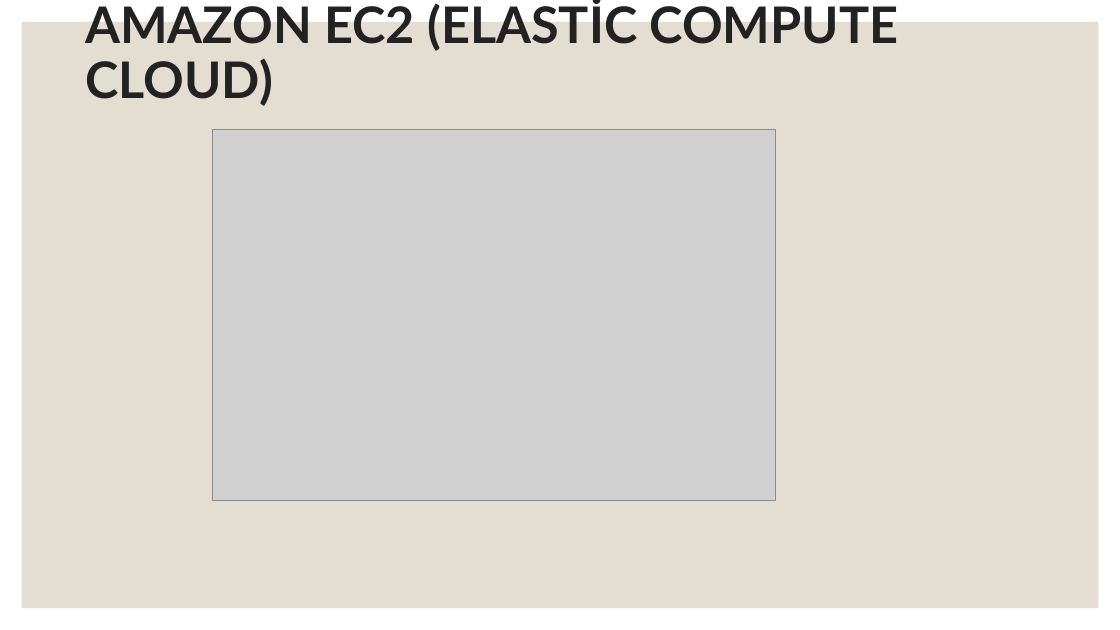
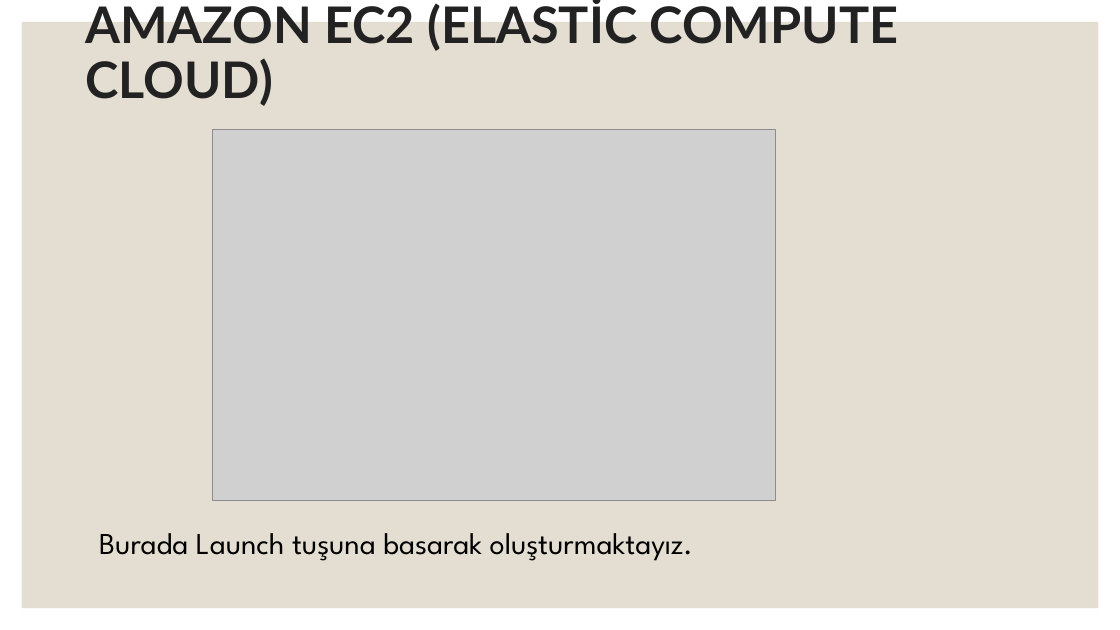
Before and after one commit to bugraklcc/AWS101, a slide deck: slide 11 of AMAZON WEB SERVİSLERİ.pptx (slide 12 before the commit). Drawn at 1120x630 pixels with LibreOffice and Linux fonts; fonts in the diff are those of the drawing; grey boxes stand for pictures. Boxes give left, top, right and bottom in pixels: in the first picture for what was removed or moved away, otherwise in the second. Text is boxed around its words. In the diff, an @@ line names an element or a change of style, - is before the commit and + after.

```diff
--- a/AMAZON WEB SERVİSLERİ.pptx
+++ b/AMAZON WEB SERVİSLERİ.pptx
@@ text added at box(99, 533, 693, 561), 26 pt, text #000000 @@
+Burada Launch tuşuna basarak oluşturmaktayız.
```
Also in this commit, not shown: 3 other slides changed, 1 slide added.
